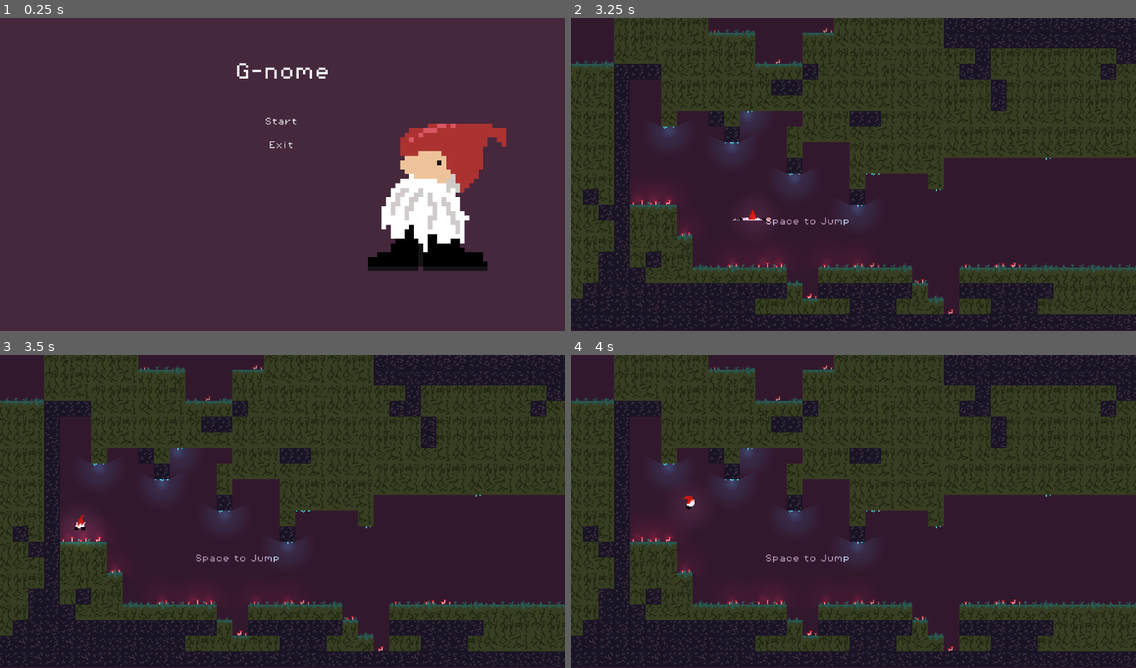
Above: before the commit, frames 1-4 (two rows, left to right).
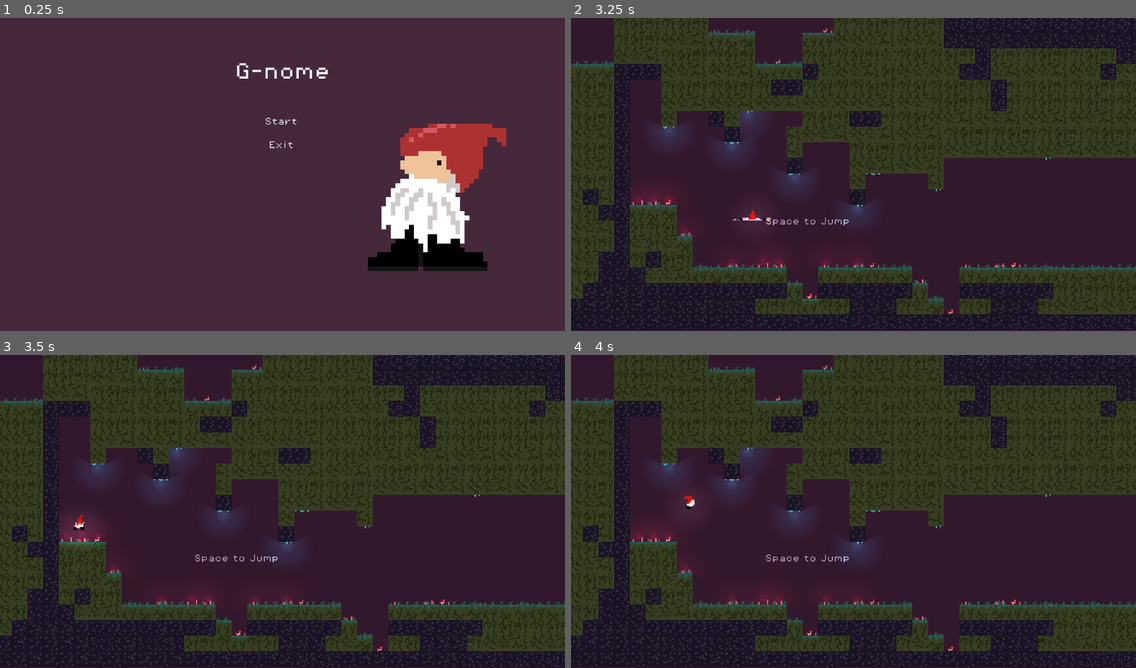
Above: after the commit, the same moments.

Repository: Greenbeansoup/GnomeGame
Game: Godot game, scene res://scenes/MainMenu.tscn
The game is run twice, just before and just after one commit, with the same random seed, the same clock (stepped at 60 frames per second) and the same inputs.
Inputs:
- Up to frame 1 (0.25 s): no input
- Up to frame 2 (3.25 s): click "Start" at 0.5 s; tap Enter at 1.25 s; hold Right (right) 1.28-2.78 s; tap X (dig) at 1.35 s; tap Space (jump) at 1.52, 2.27, 2.75 s; tap E (explode) at 2.1 s; hold Left (left) from 2.78 s (still down); hold Shift (sprint) from 2.78 s (still down)
- Up to frame 3 (3.5 s): keep holding Left (left); keep holding Shift (sprint)
- Up to frame 4 (4 s): release Left (left) at 3.53 s; release Shift (sprint) at 3.53 s; hold Right (right) from 3.53 s (still down); tap X (dig) at 3.6 s; tap Space (jump) at 3.77 s

Frames 1-2 are identical in both runs. In frame 3, 4.1% of the frame differs, in the area x 0-100%, y 0-100%; in frame 4, nothing differs.

Commit message:
Update game.tscn
Actual final fix for initial camera position

Diff:
--- a/scenes/game.tscn
+++ b/scenes/game.tscn
@@ -23,7 +23,7 @@
 color = Color(0.72759295, 0.5936862, 0.73051393, 1)
 
 [node name="Camera2D" type="Camera2D" parent="." unique_id=794331030]
-position = Vector2(-1101, -95)
+position = Vector2(-1100, -95)
 zoom = Vector2(2, 2)
 position_smoothing_enabled = true
 position_smoothing_speed = 12.0
